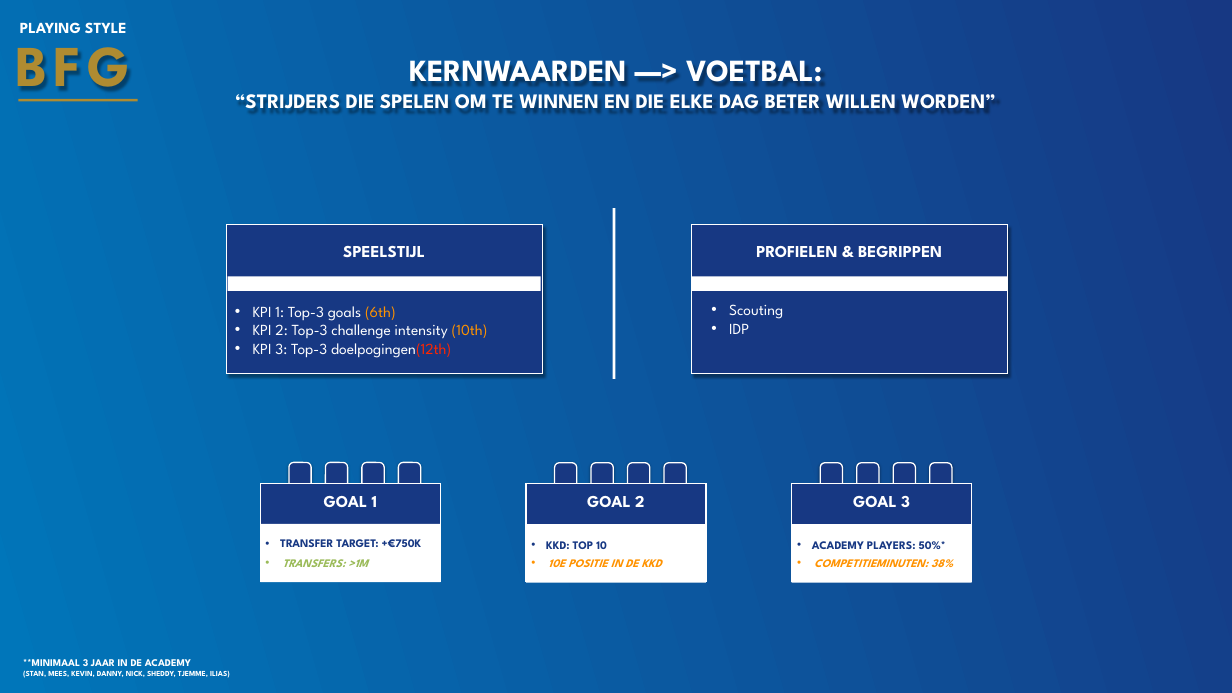
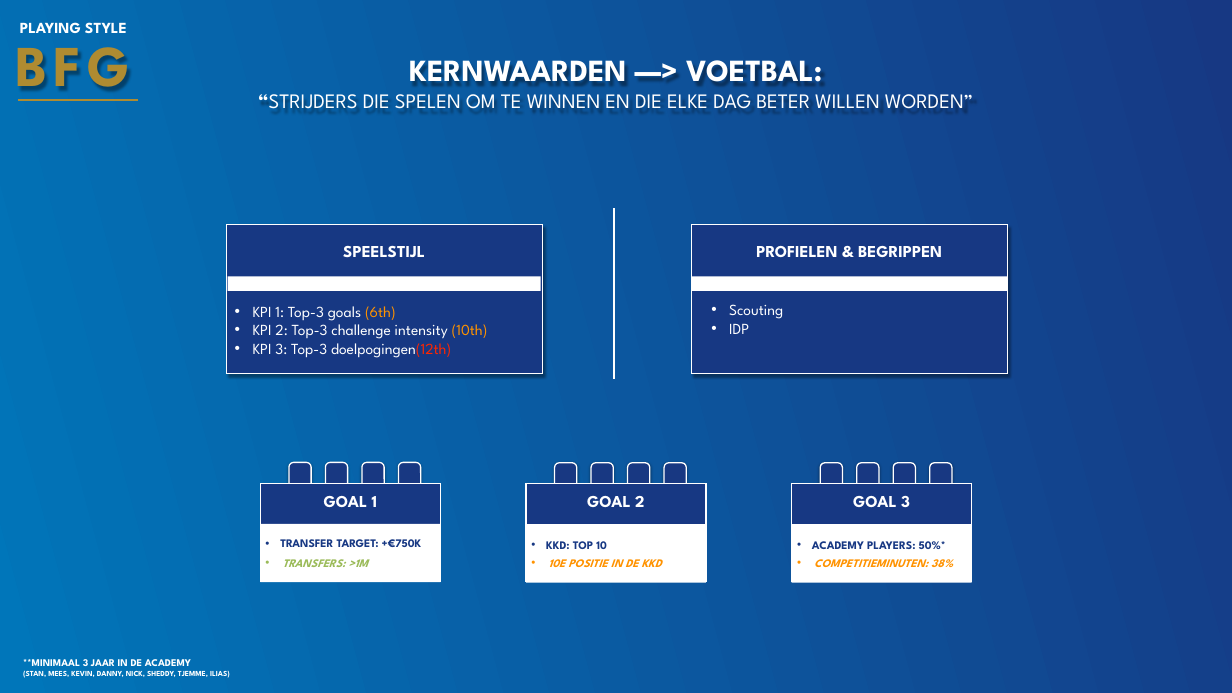
Before and after one commit to RoelandKramer/ScoutTemplateProject, a slide deck: slide 3 of Template/1 Goalkeeper Scouting FC Den Bosch (NL).pptx. Drawn at 1232x693 pixels with LibreOffice and Linux fonts; fonts in the diff are those of the drawing; background and template pictures are left out. Boxes give left, top, right and bottom in pixels: in the first picture for what was removed or moved away, otherwise in the second. Text is boxed around its words. In the diff, an @@ line names an element or a change of style, - is before the commit and + after.

Commit message:
pptx changes

```diff
--- a/Template/1 Goalkeeper Scouting FC Den Bosch (NL).pptx
+++ b/Template/1 Goalkeeper Scouting FC Den Bosch (NL).pptx
@@ text at [258,94,973,112]: bold off in "“STRIJDERS DIE SPELEN OM TE WINNEN EN ..." @@
```
Also in this commit, not shown: 10 other slides changed, 2 slides added, 2 slides removed, 4 other files.
